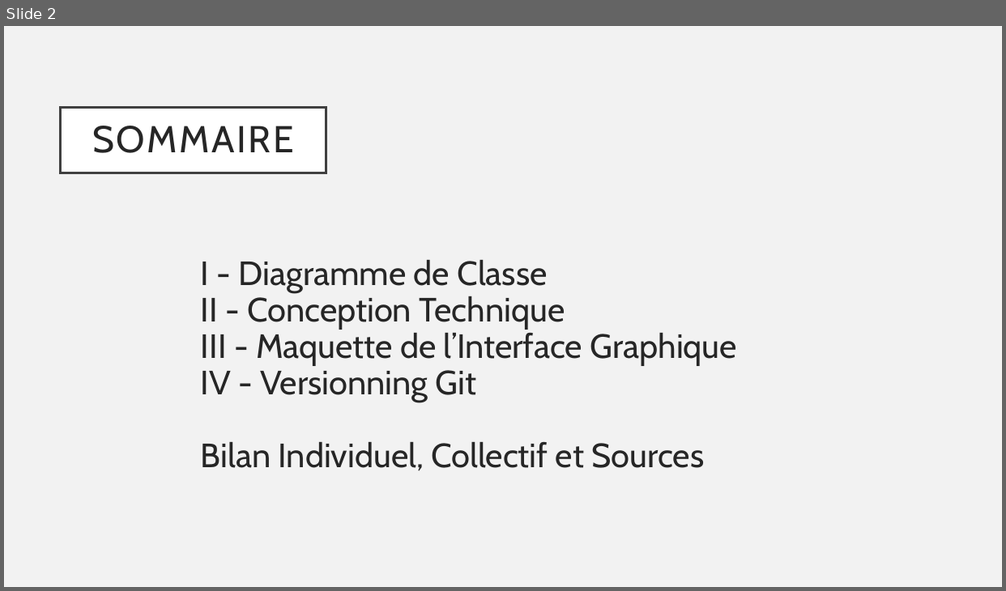
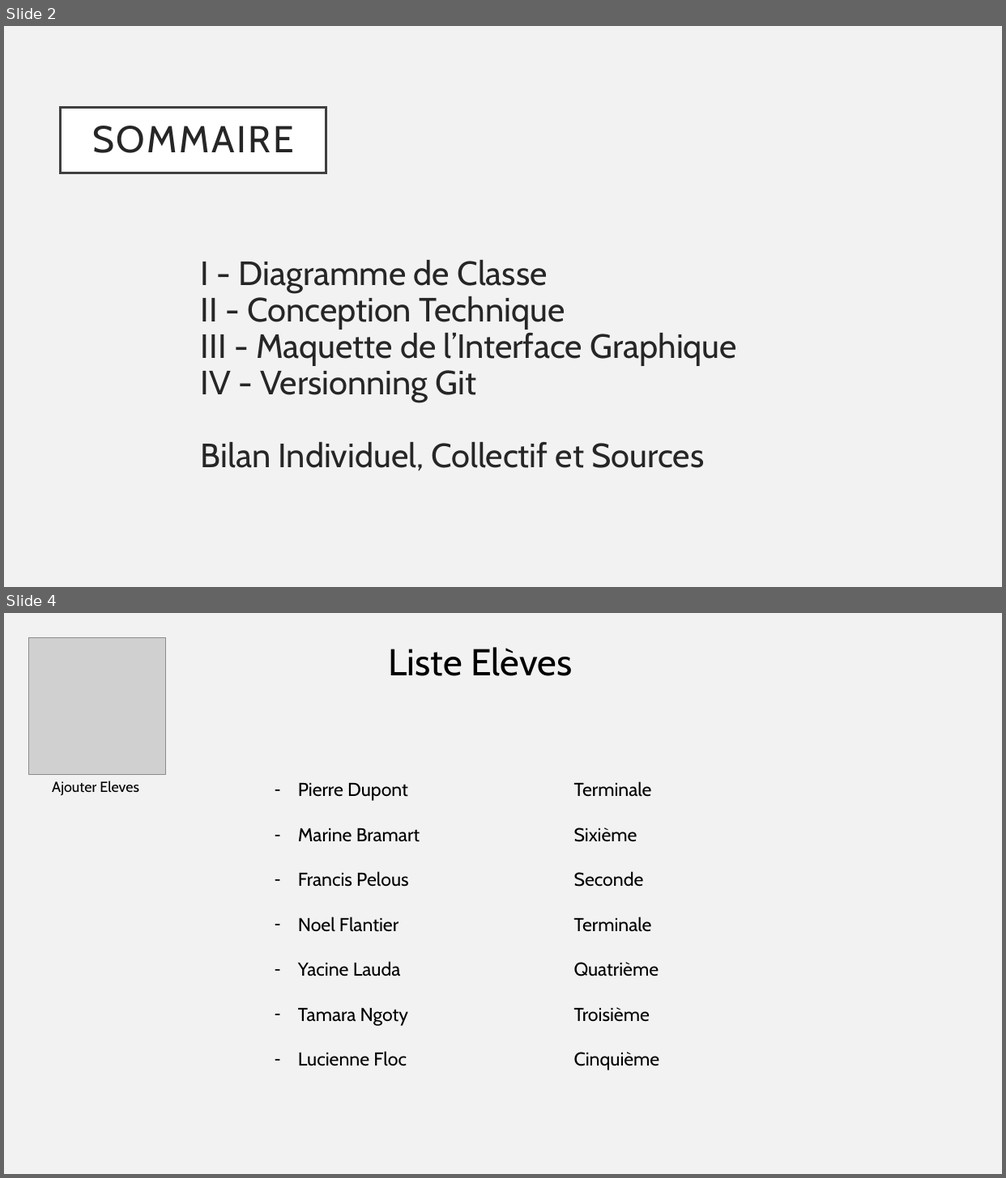
Before and after one commit to serina-chhem/gestionEcole, a slide deck: Presentation POO Java.pptx. Shown one above the other, each under a label of ours: slide 2 before the commit, slides 2 and 4 after it; the slides between them are not shown. The pictures are 1006x591 and 1006x1178 pixels, drawn with LibreOffice and Linux fonts; fonts in the diff are those of the drawing; grey boxes stand for pictures. Boxes give left, top, right and bottom in pixels: in the first picture for what was removed or moved away, otherwise in the second. Text is boxed around its words. In the diff, an @@ line names an element or a change of style, - is before the commit and + after.

Commit message:
ajout page enseignant

```diff
--- a/Presentation POO Java.pptx
+++ b/Presentation POO Java.pptx
@@ slide 4 added at <box>4,613,1002,1174</box>, background #F2F2F2 @@
@@ picture added at <box>28,637,165,774</box> @@
@@ text added at <box>389,647,572,676</box>, 36 pt, text #000000 @@
+Liste Elèves
@@ text added at <box>52,781,139,796</box>, 14 pt, text #000000 @@
+Ajouter Eleves
@@ text added at <box>298,781,660,1071</box>, 18 pt, text #000000 @@
+– Pierre Dupont Terminale
+– Marine Bramart Sixième
+– Francis Pelous Seconde
+– Noel Flantier Terminale
+– Yacine Lauda Quatrième
+– Tamara Ngoty Troisième
+– Lucienne Floc Cinquième
```
Also in this commit, not shown: 4 other slides added, 1 slide removed, 18 other files.
